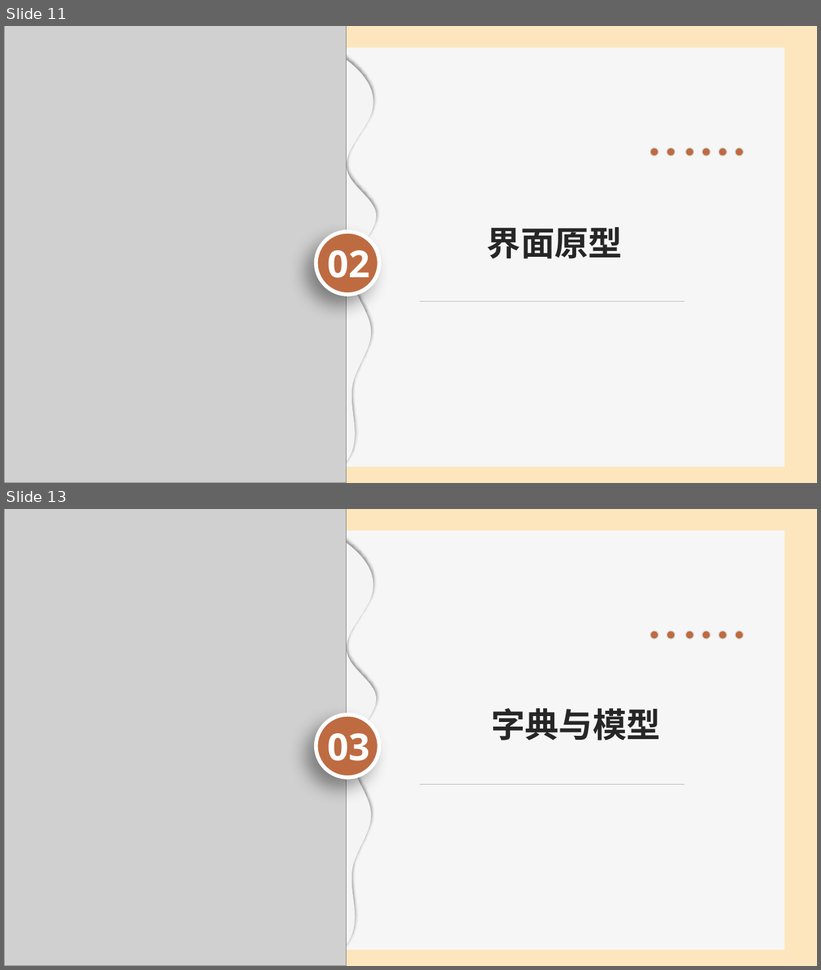
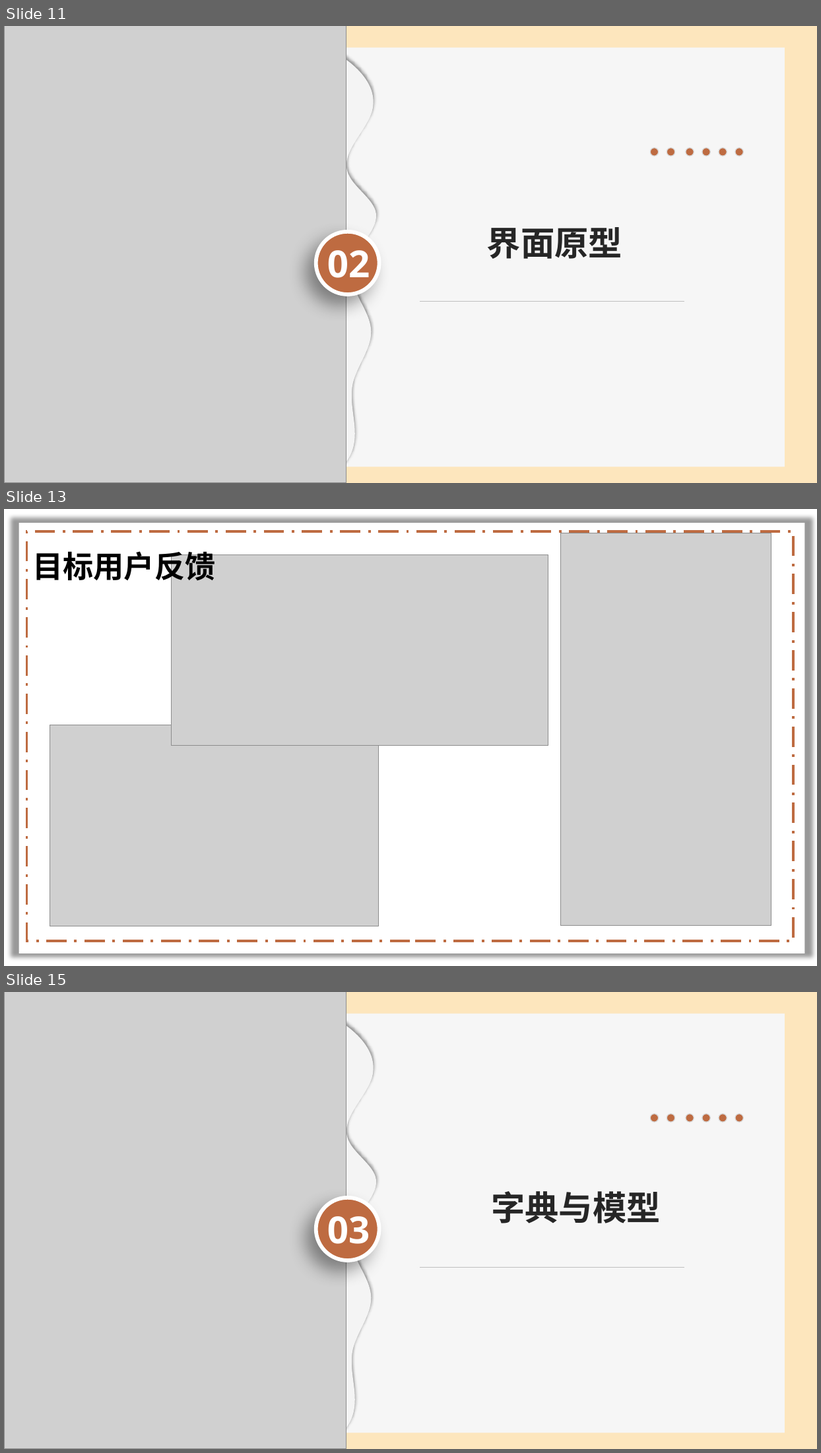
Before and after one commit to lenovo-wu/G11ZUCC, a slide deck: 需求规格说明.pptx. Shown one above the other, each under a label of ours: slides 11 and 13 before the commit, slides 11, 13 and 15 after it; the slides between them are not shown. The pictures are 821x970 and 821x1453 pixels, drawn with LibreOffice and Linux fonts; fonts in the diff are those of the drawing; grey boxes stand for pictures; background and template pictures are left out. Boxes give left, top, right and bottom in pixels: in the first picture for what was removed or moved away, otherwise in the second. Text is boxed around its words. In the diff, an @@ line names an element or a change of style, - is before the commit and + after.

```diff
--- a/需求规格说明.pptx
+++ b/需求规格说明.pptx
@@ slide 13 added at (4, 509, 817, 966), background picture (left out); not listed: 1 template element that a slide beside it also shows @@
@@ rectangle added at (26, 531, 794, 941), outline #BE6B41 3 pt dashed @@
@@ picture added at (560, 533, 772, 926) @@
@@ text added at (32, 551, 215, 585), 36 pt, text #000000, bold @@
+目标用户反馈
@@ picture added at (171, 555, 548, 745) @@
@@ picture added at (50, 725, 378, 926) @@
@@ what was slide 13 is now slide 15 @@
```
Also in this commit, not shown: 1 slide changed, 2 other slides added, 1 slide removed, 1 other file.
